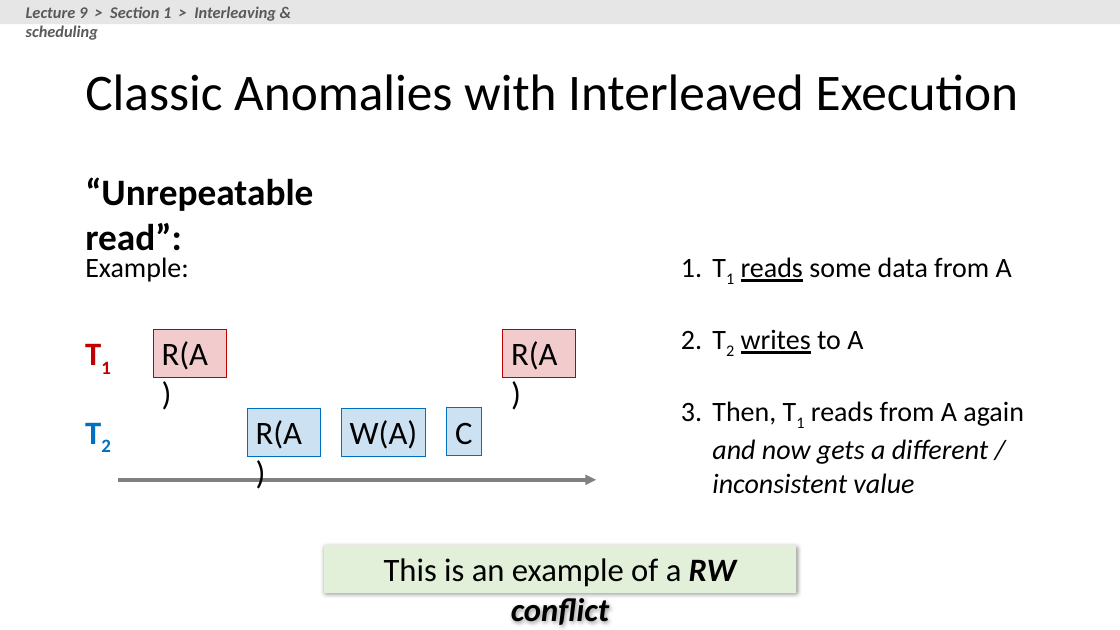
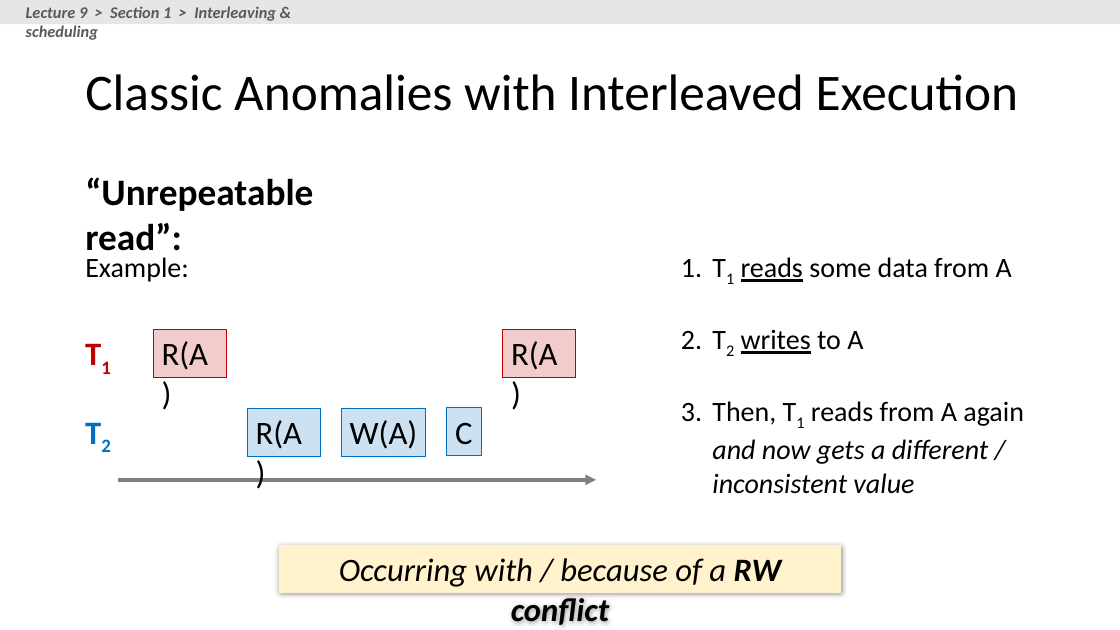
Before and after one commit to XIEQ/cs145-notebooks, a slide deck: slide 82 of lecture-8-9/Lectures_8_9_TXNs.pptx (slide 80 before the commit). Drawn at 1120x630 pixels with LibreOffice and Linux fonts; fonts in the diff are those of the drawing. Boxes give left, top, right and bottom in pixels: in the first picture for what was removed or moved away, otherwise in the second. Text is boxed around its words. In the diff, an @@ line names an element or a change of style, - is before the commit and + after.

```diff
--- a/lecture-8-9/Lectures_8_9_TXNs.pptx
+++ b/lecture-8-9/Lectures_8_9_TXNs.pptx
@@ rectangle "Occurring with / because of ..." resized from (x1=324, y1=545, x2=797, y2=593) to (x1=279, y1=545, x2=842, y2=593) @@
@@ rectangle "Occurring with / because of ..." at (x1=279, y1=545, x2=842, y2=593): fill #E2F0D9 to #FFF2CC @@
@@ text in rectangle at (x1=339, y1=558, x2=782, y2=625): text changed; italic on @@
-This is an example of a RW conflict
+Occurring with / because of a RW conflict
```
Also in this commit, not shown: 18 other slides changed, 3 slides added, 1 slide removed, 4 other files.
